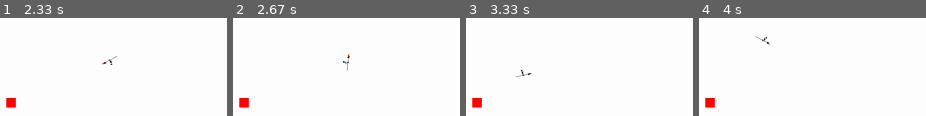
Above: before the commit, frames 1-4 (left to right).
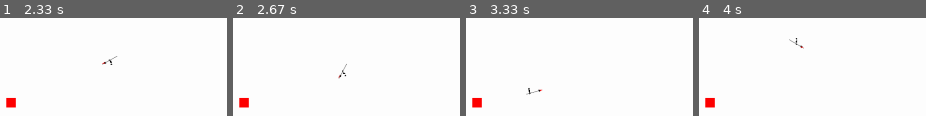
Above: after the commit, the same moments.

Repository: LeBoku/tds
Game: pygame game, started from tds/tds/tds.py
Two runs of this game, one before a commit and one after it. Both use one fixed random seed, a clock stepped at 60 frames per second and the inputs below.
Inputs (mouse positions are in pixels of both pictures, inside the frame that each line leads up to):
- Up to frame 1 (2.33 s): hold D 0.33-0.8 s; move the mouse to (outside the picture) at 0.37 s; hold W 0.83-1.13 s; move the mouse to (outside the picture) at 0.87 s; hold D 1.17-1.63 s; move the mouse to (outside the picture) at 1.2 s; hold A 1.67-2.2 s; move the mouse to (outside the picture) at 1.7 s; click (0, 92) at 2.28 s
- Up to frame 2 (2.67 s): hold S from 2.57 s (still down); click (outside the picture) at 2.65 s
- Up to frame 3 (3.33 s): release S at 2.87 s; hold A 2.9-3.3 s; click (outside the picture) at 2.98 s
- Up to frame 4 (4 s): hold W 3.33-3.7 s; click (outside the picture) at 3.42 s; hold D from 3.73 s (still down); click (outside the picture) at 3.82 s

Frame 1 is identical in both runs. In frame 2, 0.3% of the frame differs, in the area x 46-52%, y 36-63%; in frame 3, 0.3%, in the area x 21-34%, y 52-79%; in frame 4, 0.3%.

Commit message:
introduced left-side-attack for spear

Diff:
--- a/tds/tds/store/moveSets/milestones.py
+++ b/tds/tds/store/moveSets/milestones.py
@@ -4,11 +4,8 @@
 	end = 1
 
 class Attack(Enum):
-	windUp = 1
 	woundUp = 2
-	attack = 3
 	attacked = 4
-	coolDown = 5
 	cooledDown = 6
 
 class Walk(Enum):
--- a/tds/tds/store/moveSets/spear.py
+++ b/tds/tds/store/moveSets/spear.py
@@ -5,30 +5,34 @@
 
 def leftAttack():
 	milestones = {
-		Attack.windUp: 0,
-		Attack.woundUp: 10,
-		Attack.attack: 11,
-		Attack.attacked: 30,
-		Attack.coolDown: 31,
-		Attack.cooledDown: 35
+		Attack.woundUp: 30,
+		Attack.attacked: 40,
+		Attack.cooledDown: 65
 	}
 
 	rightHand = Entity()
 	rightHand.rotateAround(15, -200, (-7, 0))
 	rightHand.repeatFrame(15)
+	rightHand.rotateAround(10, 300, (-7, 0))
+	rightHand.repeatFrame(15)
+	rightHand.backToDefault(20) ##AllPlanned rotates the wrong way but its cool
+	#rightHand.rotateAround(10, -100, (-7, 0))
 
-	move = Move(rightHand=rightHand)
+	weapon = Entity()
+	weapon.repeatFrame(30)
+	weapon.animateTo(5, (0, -15))
+	weapon.repeatFrame(20)
+	weapon.backToDefault(20)
+
+	move = Move(rightHand=rightHand, weapon=weapon)
 	move.mileStones.update(milestones)
 
 	return move
 
 def forwardAttack():
 	milestones = {
-		Attack.windUp: 0,
 		Attack.woundUp: 10,
-		Attack.attack: 11,
 		Attack.attacked: 30,
-		Attack.coolDown: 31,
 		Attack.cooledDown: 35
 	}
 
